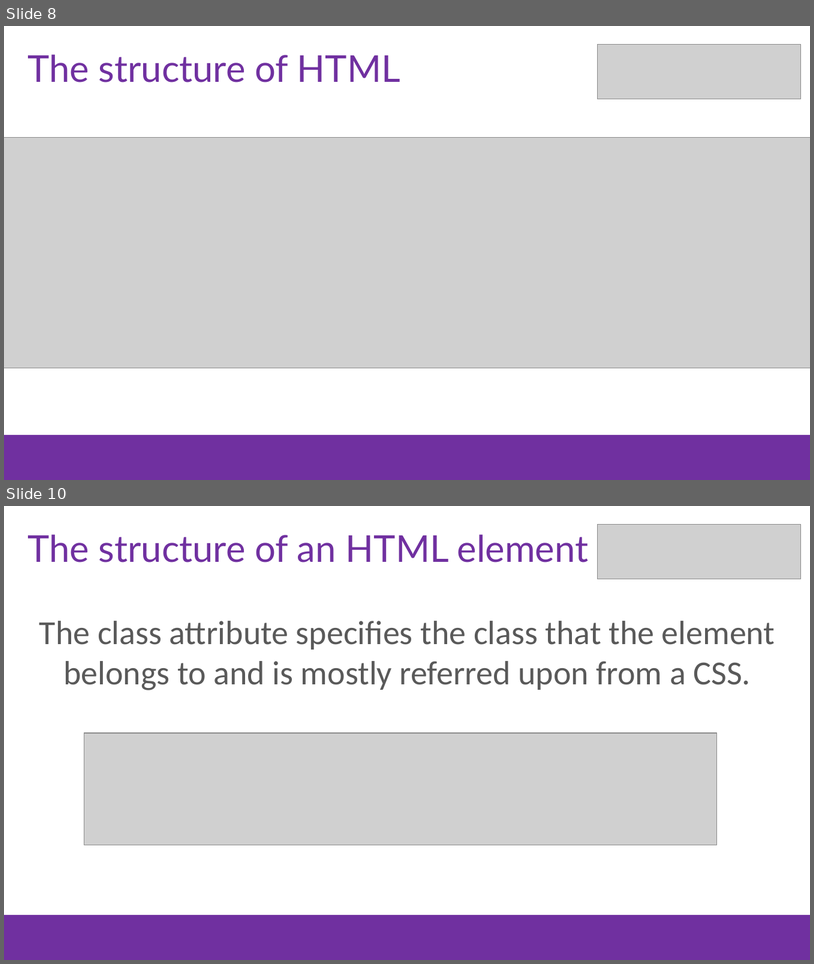
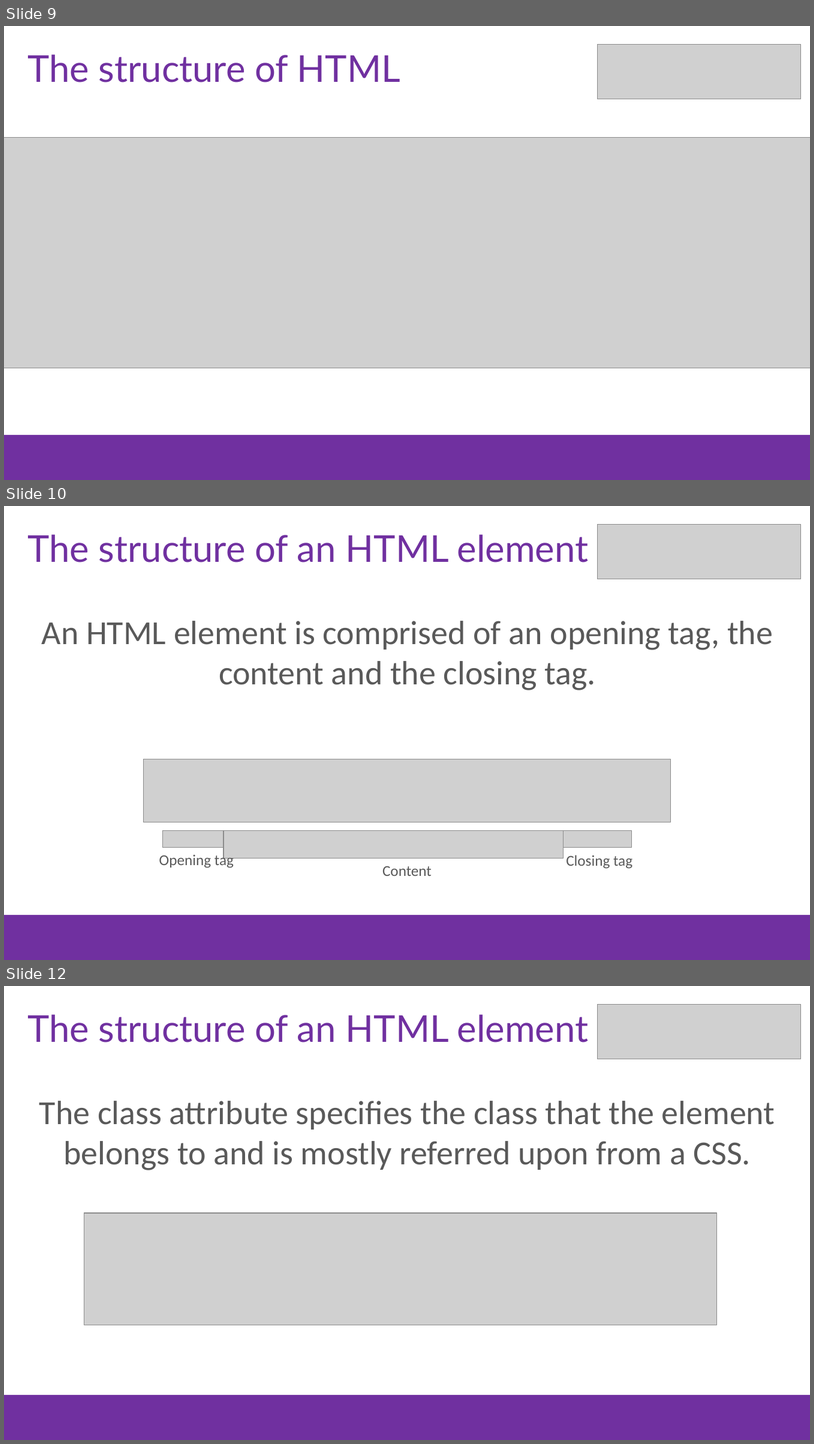
Before and after one commit to stho382/Intro-To-Web-Developement, a slide deck: presentation_slides/HTML.pptx. Shown one above the other, each under a label of ours: slides 8 and 10 before the commit, slides 9, 10 and 12 after it; the slides between them are not shown. The pictures are 814x964 and 814x1444 pixels, drawn with LibreOffice and Linux fonts; fonts in the diff are those of the drawing; grey boxes stand for pictures; background and template pictures are left out. Boxes give left, top, right and bottom in pixels: in the first picture for what was removed or moved away, otherwise in the second. Text is boxed around its words. In the diff, an @@ line names an element or a change of style, - is before the commit and + after.

```diff
--- a/presentation_slides/HTML.pptx
+++ b/presentation_slides/HTML.pptx
@@ slide 10 added at (4,506,810,960), background #FFFFFF; not listed: 1 template element that a slide beside it also shows @@
@@ title added at (27,534,589,562), 44 pt, text #7030A0 @@
+The structure of an HTML element
@@ picture added at (598,525,802,579) @@
@@ text added at (42,621,773,690), 40 pt, text #595959 @@
+An HTML element is comprised of an opening tag, the content and the closing tag.
@@ picture added at (144,759,671,822) @@
@@ picture added at (162,830,230,847) @@
@@ picture added at (224,830,564,858) @@
@@ picture added at (564,830,632,847) @@
@@ text added at (159,853,234,868), 18 pt, text #595959 @@
+Opening tag
@@ text added at (383,865,432,876), 18 pt, text #595959 @@
+Content
@@ text added at (566,855,633,868), 18 pt, text #595959 @@
+Closing tag
@@ what was slide 8 is now slide 9 @@
@@ what was slide 10 is now slide 12 @@
```
Also in this commit, not shown: 3 slides changed, 1 other slide added, 6 other files.
